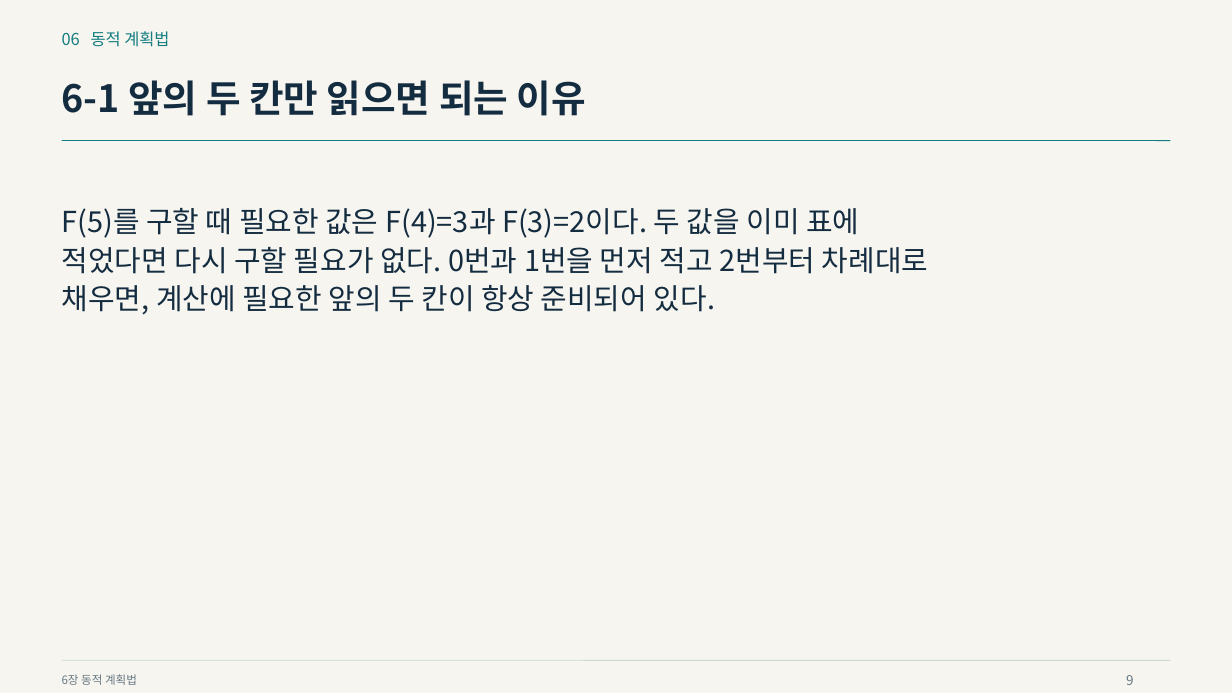
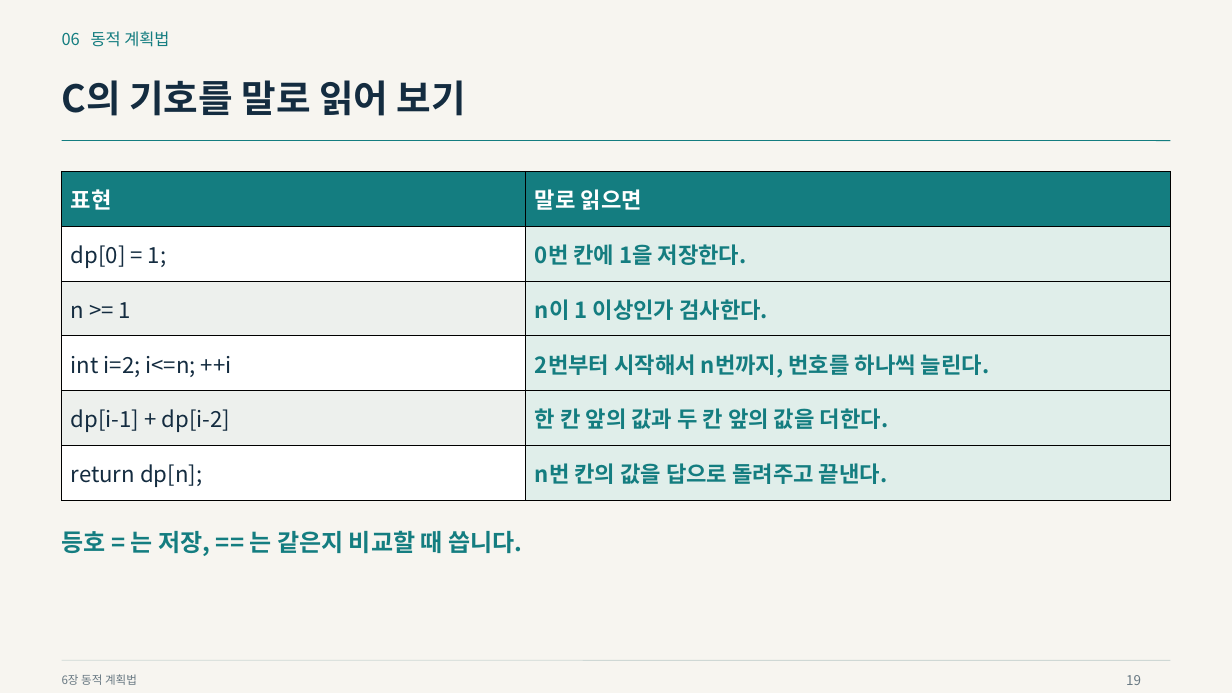
Before and after one commit to Sangdon-Park/Sangdon-Park.github.io, a slide deck: slide 19 of data/알고리즘/6장_동적_계획법.pptx (slide 9 before the commit). Drawn at 1232x693 pixels with LibreOffice and Linux fonts; fonts in the diff are those of the drawing. Boxes give left, top, right and bottom in pixels: in the first picture for what was removed or moved away, otherwise in the second. Text is boxed around its words. In the diff, an @@ line names an element or a change of style, - is before the commit and + after.

```diff
--- a/data/알고리즘/6장_동적_계획법.pptx
+++ b/data/알고리즘/6장_동적_계획법.pptx
@@ text at [62,80,466,116]: text changed @@
-6-1 앞의 두 칸만 읽으면 되는 이유
+C의 기호를 말로 읽어 보기
@@ table added at [62,171,1171,500], 6 rows, 2 columns @@
+표현 | 말로 읽으면
+dp[0] = 1; | 0번 칸에 1을 저장한다.
+n >= 1 | n이 1 이상인가 검사한다.
+int i=2; i<=n; ++i | 2번부터 시작해서 n번까지, 번호를 하나씩 늘린다.
+dp[i-1] + dp[i-2] | 한 칸 앞의 값과 두 칸 앞의 값을 더한다.
+return dp[n]; | n번 칸의 값을 답으로 돌려주고 끝낸다.
@@ text removed at [62,208,928,315] @@
-F(5)를 구할 때 필요한 값은 F(4)=3과 F(3)=2이다. 두 값을 이미 표에
-적었다면 다시 구할 필요가 없다. 0번과 1번을 먼저 적고 2번부터 차례대로
-채우면, 계산에 필요한 앞의 두 칸이 항상 준비되어 있다.
@@ text added at [62,530,522,556], 18.8 pt, text #147D80, bold @@
+등호 = 는 저장, == 는 같은지 비교할 때 씁니다.
@@ text at [1126,675,1141,685]: text changed @@
-9
+19
```
Also in this commit, not shown: 37 other slides changed, 20 slides added, 9 slides removed, 22 other files.
